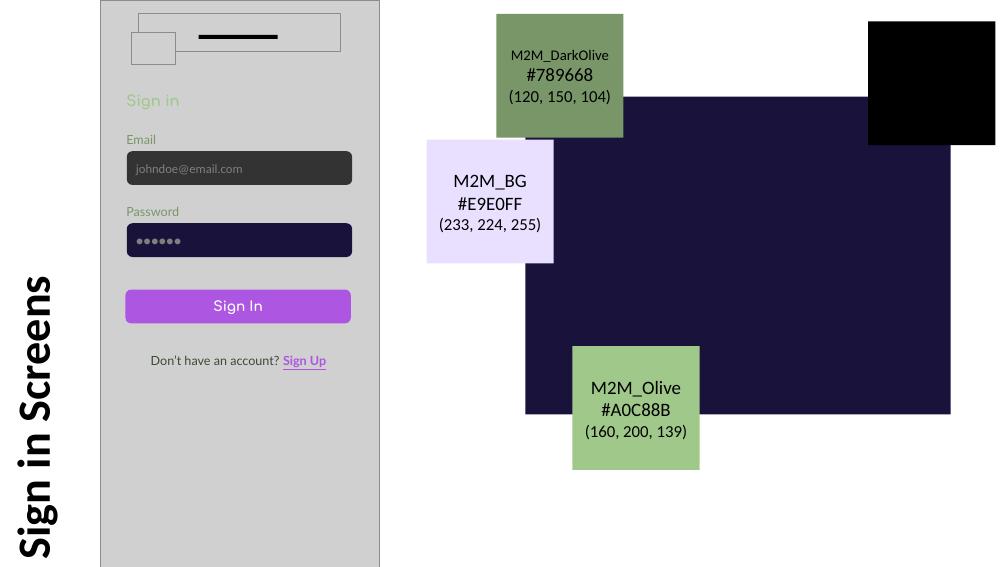
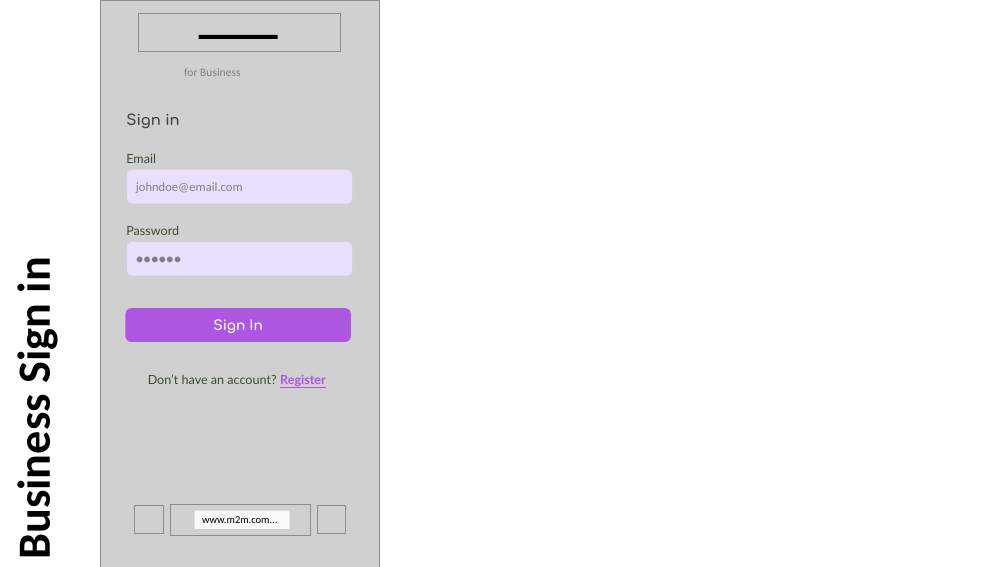
Before and after one commit to anodiamadmin/Micro2Move, a slide deck: slide 23 of BusinessAnalysis/Wireframes/WireframesA.pptx. Drawn at 1008x567 pixels with LibreOffice and Linux fonts; fonts in the diff are those of the drawing; grey boxes stand for pictures. Boxes give left, top, right and bottom in pixels: in the first picture for what was removed or moved away, otherwise in the second. Text is boxed around its words. In the diff, an @@ line names an element or a change of style, - is before the commit and + after.

Commit message:
cmt

```diff
--- a/BusinessAnalysis/Wireframes/WireframesA.pptx
+++ b/BusinessAnalysis/Wireframes/WireframesA.pptx
@@ rectangle removed at (497, 14, 624, 138) @@
-M2M_DarkOlive
-#789668
-(120, 150, 104)
@@ rectangle removed at (868, 21, 995, 145) @@
@@ picture removed at (131, 33, 175, 64) @@
@@ text added at (184, 68, 240, 76), 11 pt, text #7F7F7F @@
+for Business
@@ text added at (126, 113, 179, 129), 14 pt, text #3C4B34, bold @@
+Sign in
@@ rectangle removed at (526, 97, 951, 414) @@
@@ text "Email" at (126, 153, 156, 163): text colour #789668 to #3C4B34 @@
@@ rectangle removed at (426, 140, 554, 264) @@
-M2M_BG
-#E9E0FF
-(233, 224, 255)
@@ rounded rectangle "johndoe@email.com" at (127, 170, 352, 204): fill #333333 to #E9E0FF @@
@@ text "Password" at (126, 225, 179, 235): text colour #789668 to #3C4B34 @@
@@ text at (6, 260, 62, 554): text changed @@
-Sign in Screens
+Business Sign in
@@ 3 rounded rectangles, 2 texts: place and size @@
-3 rounded rectangles, 2 texts at (126, 135, 352, 324)
+3 rounded rectangles, 2 texts at (126, 153, 352, 343)
@@ rounded rectangle "●●●●●●" at (127, 242, 352, 276): fill #19123B to #E9E0FF @@
@@ rectangle removed at (572, 346, 699, 470) @@
-M2M_Olive
-#A0C88B
-(160, 200, 139)
@@ text at (148, 374, 326, 386): text changed @@
-Don’t have an account? Sign Up
+Don’t have an account? Register
@@ group added at (134, 504, 346, 535): 3 pictures, 1 rectangle @@
+www.m2m.com...
```
Also in this commit, not shown: 3 other slides changed, 3 slides added.
